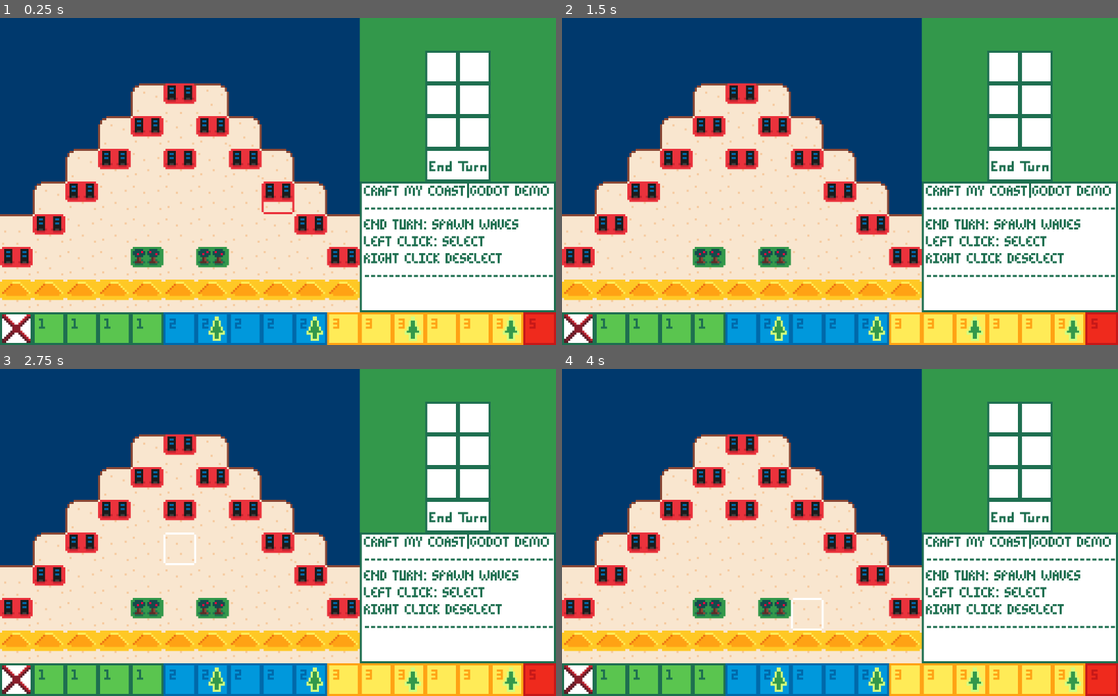
Above: before the commit, frames 1-4 (two rows, left to right).
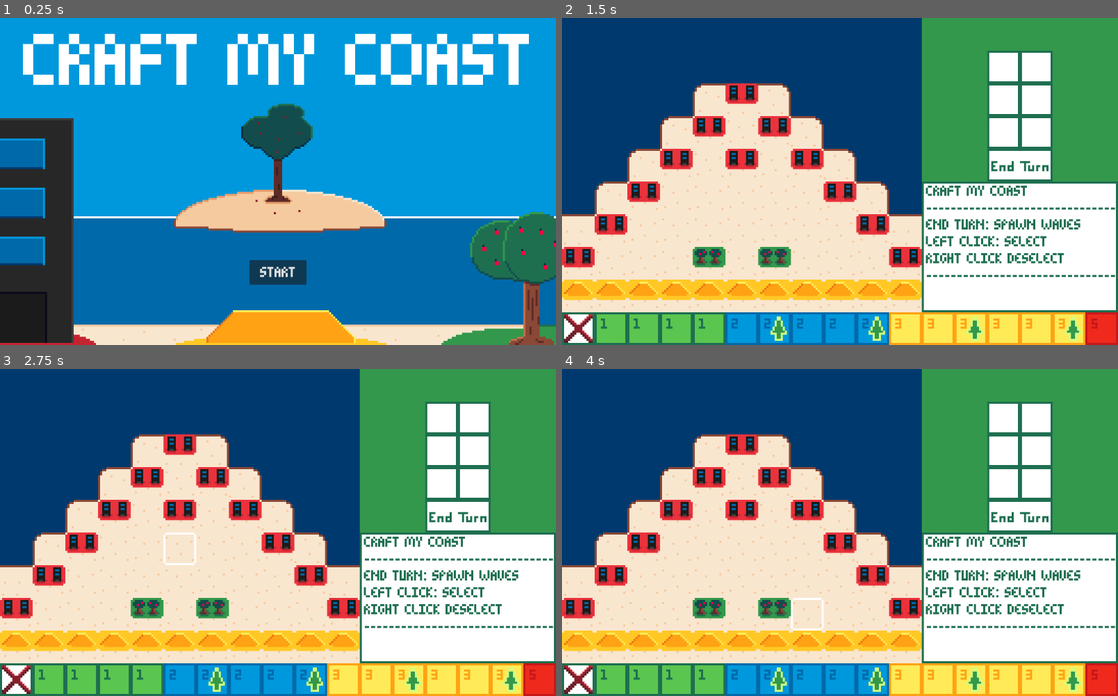
Above: after the commit, the same moments.

Repository: findeevy/CraftMyShore
Game: Godot game, scene res://main_menu.tscn
Same seed, same stepped clock (60 frames per second), same inputs: the game is played once before the commit and once after it. Before the commit the project starts from res://Scenes/game_board.tscn.
Inputs (mouse positions are in pixels of both pictures, inside the frame that each line leads up to):
- Up to frame 1 (0.25 s): no input
- Up to frame 2 (1.5 s): click (840, 273) at 0.5 s, where only the run after the commit has a clickable "START"; tap Enter at 1.25 s; move the mouse to (962, 165) at 1.27 s; click (962, 165) at 1.35 s
- Up to frame 3 (2.75 s): tap Space at 2 s; move the mouse to (166, 548) at 2.02 s; right-click (166, 548) at 2.1 s
- Up to frame 4 (4 s): tap Enter at 2.75 s; move the mouse to (895, 460) at 2.77 s; click (895, 460) at 2.85 s; tap Space at 3.5 s; move the mouse to (812, 597) at 3.52 s; right-click (812, 597) at 3.6 s

The runs differ from the first frame. In frame 1, 99% of the frame differs, in the area x 0-100%, y 0-100%; in frame 2, 0.3%; in frame 3, 0.3%; in frame 4, 0.3%.

Commit message:
Start Screen Made

Diff:
--- a/Scenes/game_board.tscn
+++ b/Scenes/game_board.tscn
@@ -128,7 +128,7 @@
 theme_override_colors/font_color = Color(0.117647, 0.435294, 0.313726, 1)
 theme_override_fonts/font = ExtResource("8_woynj")
 theme_override_font_sizes/font_size = 32
-text = "CRAFT MY COAST|GODOT DEMO
+text = "CRAFT MY COAST
 -------------------------------
 END TURN: SPAWN WAVES
 LEFT CLICK: SELECT
--- /dev/null
+++ b/StartButton.gd
@@ -0,0 +1,14 @@
+extends Button
+
+# Called when the node enters the scene tree for the first time.
+func _ready():
+	pass # Replace with function body.
+
+
+# Called every frame. 'delta' is the elapsed time since the previous frame.
+func _process(delta):
+	pass
+
+
+func _on_button_down():
+	get_tree().change_scene_to_file("res://Scenes/game_board.tscn")
--- /dev/null
+++ b/main_menu.tscn
@@ -0,0 +1,34 @@
+[gd_scene load_steps=4 format=3 uid="uid://xanty7s03b0e"]
+
+[ext_resource type="Texture2D" uid="uid://dfkwjerncq3s" path="res://Textures/homeScreen.png" id="1_aamoc"]
+[ext_resource type="FontFile" uid="uid://bu8d81gwcxwus" path="res://Fonts/finPixel.ttf" id="2_u5cna"]
+[ext_resource type="Script" path="res://StartButton.gd" id="3_rtr8e"]
+
+[node name="main_menu" type="Node2D"]
+
+[node name="Sprite2D" type="Sprite2D" parent="."]
+position = Vector2(544, 320)
+texture = ExtResource("1_aamoc")
+
+[node name="Button" type="Button" parent="Sprite2D"]
+offset_left = -56.0
+offset_top = 154.0
+offset_right = 56.0
+offset_bottom = 202.0
+theme_override_fonts/font = ExtResource("2_u5cna")
+theme_override_font_sizes/font_size = 32
+text = "START"
+script = ExtResource("3_rtr8e")
+
+[node name="Label" type="Label" parent="Sprite2D"]
+offset_left = -499.0
+offset_top = -309.0
+offset_right = 501.0
+offset_bottom = -159.0
+theme_override_fonts/font = ExtResource("2_u5cna")
+theme_override_font_sizes/font_size = 160
+text = "CRAFT MY COAST"
+horizontal_alignment = 1
+vertical_alignment = 1
+
+[connection signal="button_down" from="Sprite2D/Button" to="Sprite2D/Button" method="_on_button_down"]
--- a/project.godot
+++ b/project.godot
@@ -11,7 +11,7 @@
 [application]
 
 config/name="Craft My Shore"
-run/main_scene="res://Scenes/game_board.tscn"
+run/main_scene="res://main_menu.tscn"
 config/features=PackedStringArray("4.2", "Forward Plus")
 config/icon="res://logo.png"
 
Binary file changed: Textures/blockSheet.png
Binary file added: Textures/homeScreen.png
Not shown, added: Textures/homeScreen.png.import
